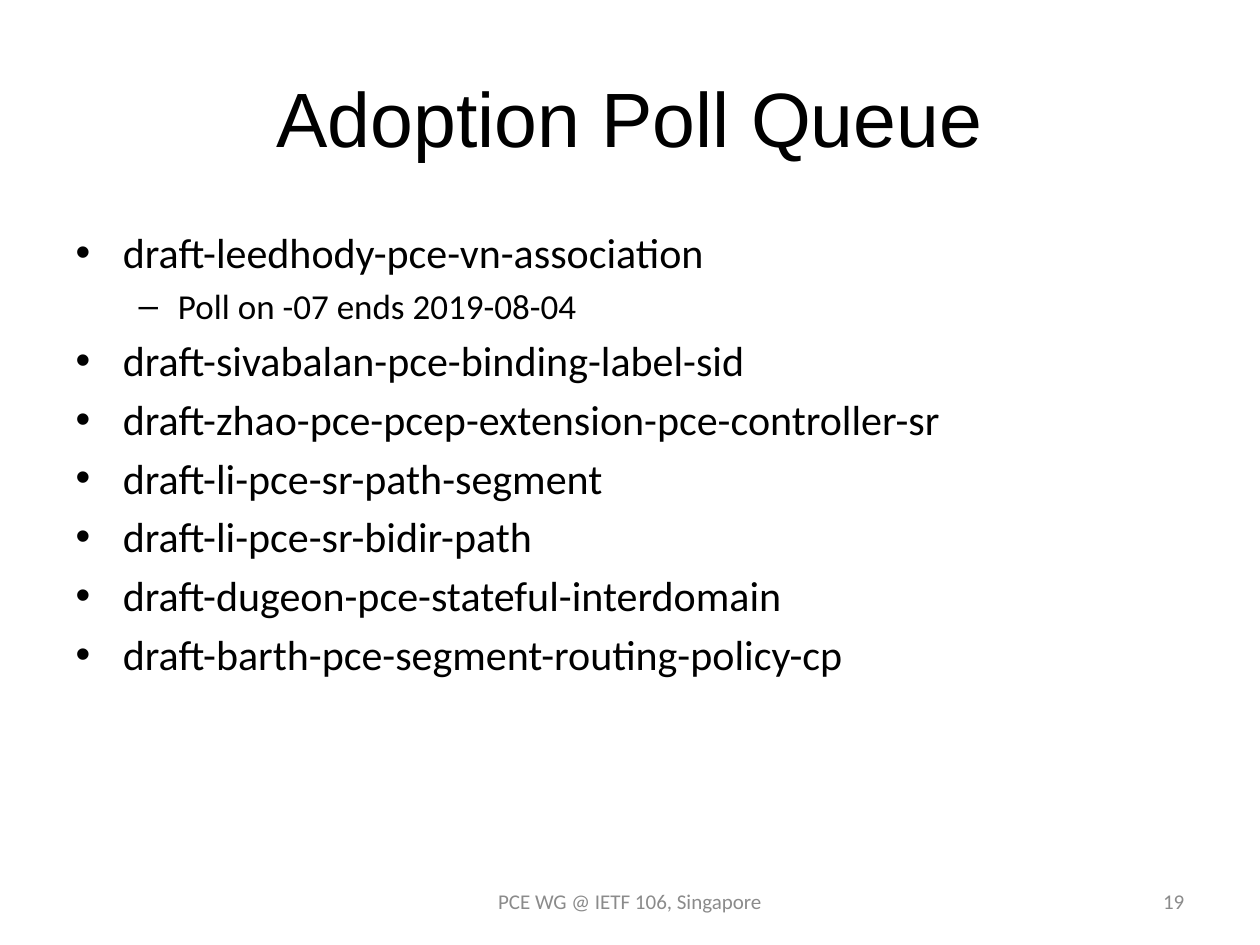
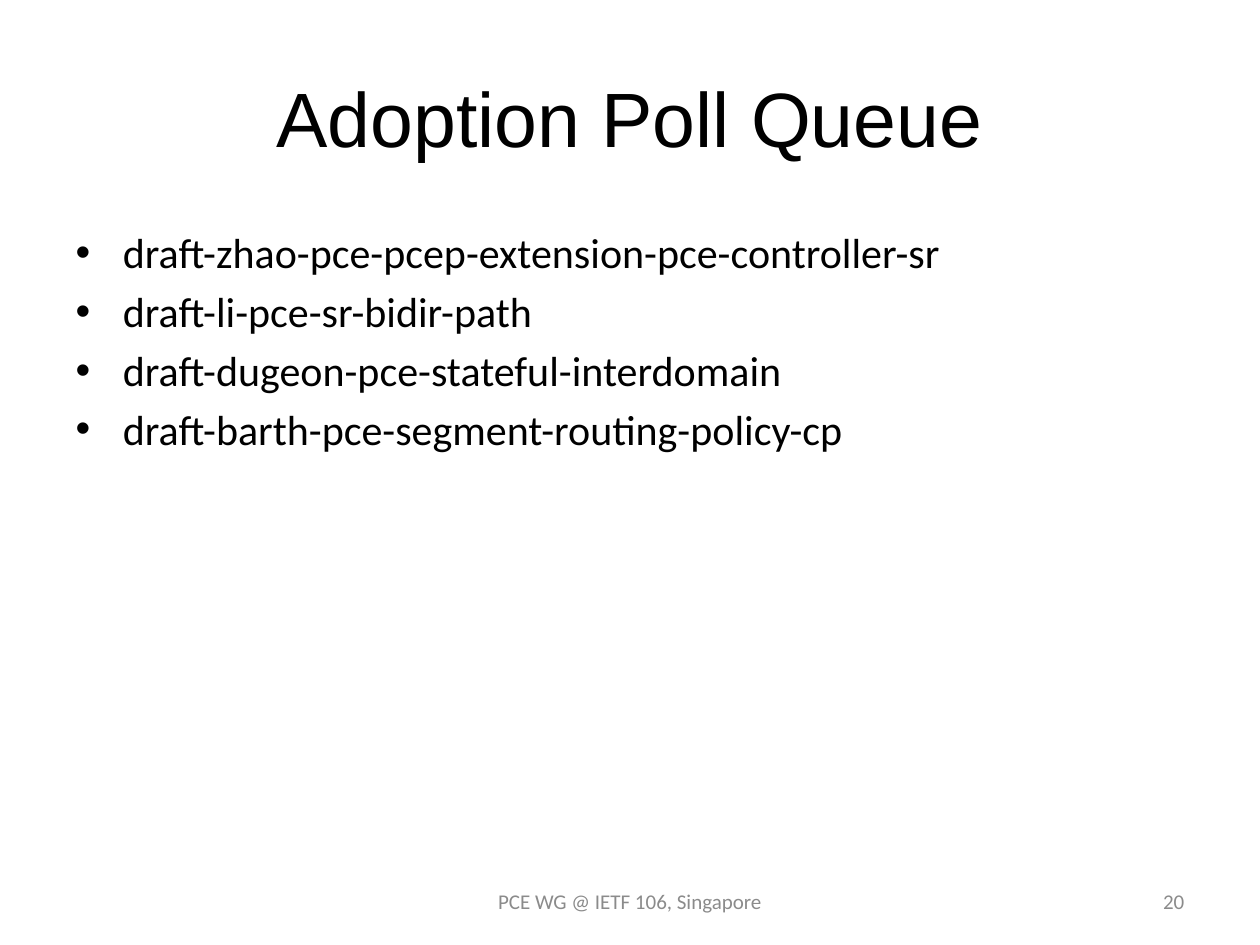
Before and after one commit to dhruvdhody/ietf, a slide deck: slide 20 of PCE WG Slide 106.pptx (slide 19 before the commit). Drawn at 1260x945 pixels with LibreOffice and Linux fonts; fonts in the diff are those of the drawing. Boxes give left, top, right and bottom in pixels: in the first picture for what was removed or moved away, otherwise in the second. Text is boxed around its words. In the diff, an @@ line names an element or a change of style, - is before the commit and + after.

```diff
--- a/PCE WG Slide 106.pptx
+++ b/PCE WG Slide 106.pptx
@@ text at (123,238,744,384): paragraphs removed @@
-• draft-leedhody-pce-vn-association
-  – Poll on -07 ends 2019-08-04
-• draft-sivabalan-pce-binding-label-sid
@@ text at (123,464,602,502): paragraph removed @@
-• draft-li-pce-sr-path-segment
@@ page number at (1163,895,1184,909): text changed @@
-19
+20
```
Also in this commit, not shown: 2 other slides changed, 1 slide added.
